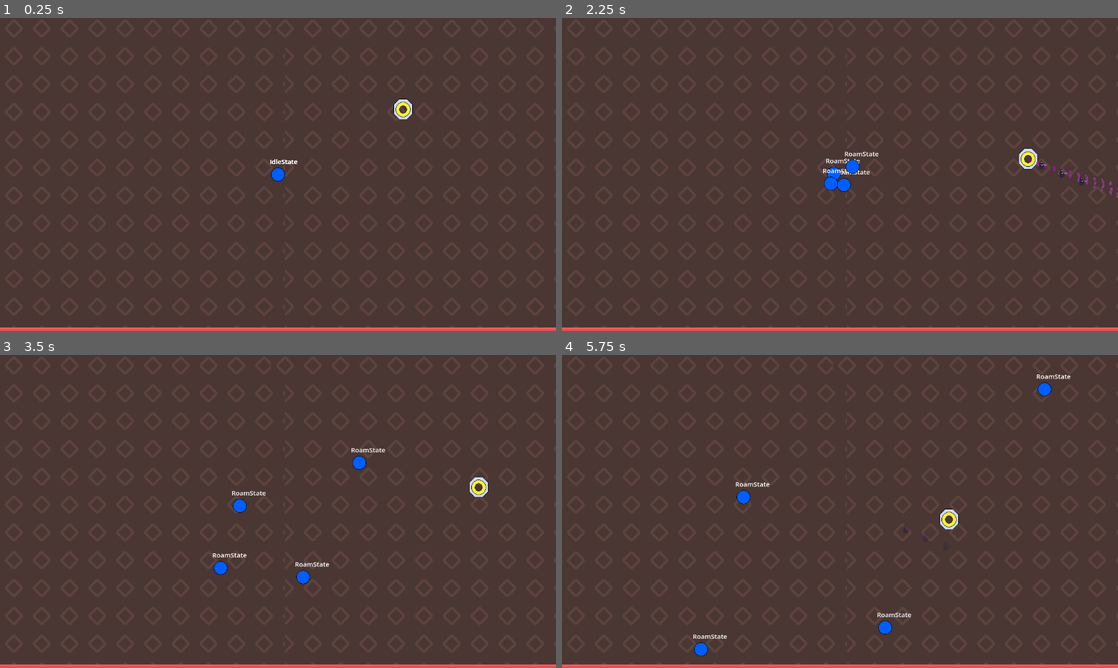
Above: before the commit, frames 1-4 (two rows, left to right).
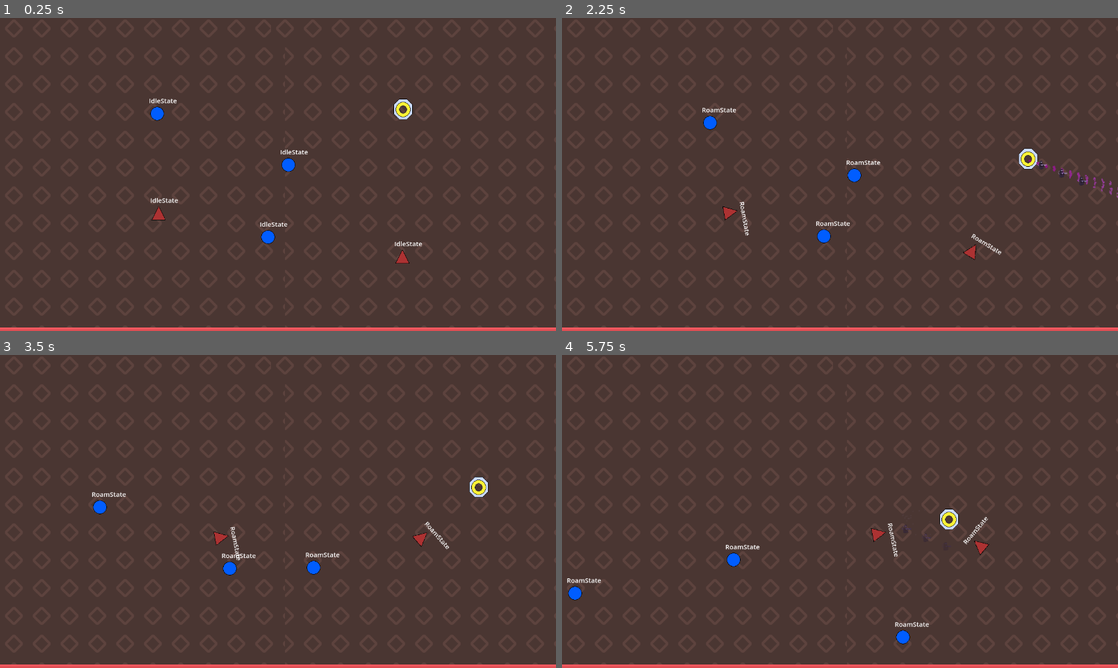
Above: after the commit, the same moments.

Repository: RoguePineappleGames/TossUpMVP
Game: Godot game, scene res://Levels/topdown_test_level.tscn
Two runs of this game, one before a commit and one after it. Both use one fixed random seed, a clock stepped at 60 frames per second and the inputs below. Sound files missing from this copy of the repository are replaced by a short silence.
Inputs (mouse positions are in pixels of both pictures, inside the frame that each line leads up to):
- Up to frame 1 (0.25 s): no input
- Up to frame 2 (2.25 s): tap Enter at 0.5 s; move the mouse to (962, 158) at 0.52 s; hold Shift (Dash) 0.53-1.28 s; hold D (Right) 0.53-2.03 s; tap W (Up) at 0.77, 1.52 s; tap E (Grab) at 0.8, 1.35 s; move the mouse to (728, 190) at 1.27 s; tap Shift (Dash) at 1.55 s; move the mouse to (895, 105) at 2.02 s; hold A (Left) from 2.03 s (still down); hold Shift (Dash) from 2.03 s (still down)
- Up to frame 3 (3.5 s): tap E (Grab) at 2.3, 2.85 s; move the mouse to (250, 574) at 2.77 s; release A (Left) at 2.78 s; release Shift (Dash) at 2.78 s; hold D (Right) from 2.78 s (still down); tap W (Up) at 3.02 s; tap Shift (Dash) at 3.05 s
- Up to frame 4 (5.75 s): move the mouse to (1006, 558) at 3.52 s; hold Shift (Dash) 3.53-4.28 s; tap W (Up) at 3.77, 4.52 s; tap E (Grab) at 3.8, 4.35, 5.3 s; move the mouse to (673, 464) at 4.27 s; release D (Right) at 4.28 s; hold A (Left) 4.28-5.03 s; tap Shift (Dash) at 4.55 s; move the mouse to (867, 511) at 5.02 s; hold D (Right) from 5.03 s (still down); hold Shift (Dash) from 5.03 s (still down)

The runs differ from the first frame. In frame 1, 0.7% of the frame differs, in the area x 26-76%, y 25-79%; in frame 2, 1.1%; in frame 3, 1.1%; in frame 4, 1.3%, in the area x 0-92%, y 6-97%.

Commit message:
triangoloid roam behaviour done

Diff:
--- /dev/null
+++ b/Characters/Triangoloid/attack_state.gd
@@ -0,0 +1 @@
+extends Node
--- /dev/null
+++ b/Characters/Triangoloid/death_state.gd
@@ -0,0 +1 @@
+extends DeathState
--- /dev/null
+++ b/Characters/Triangoloid/grabbed_state.gd
@@ -0,0 +1 @@
+extends GrabbedState
--- /dev/null
+++ b/Characters/Triangoloid/idle_state.gd
@@ -0,0 +1 @@
+extends IdleState
--- /dev/null
+++ b/Characters/Triangoloid/roam_state.gd
@@ -0,0 +1,20 @@
+extends State
+
+const CHASE_SPEED: int = 100
+
+func state_physics_process(delta):
+	update_orientation()
+	var direction_vector = return_player_direction_vector()
+
+	character.velocity = CHASE_SPEED * direction_vector
+	character.move_and_slide()
+
+func update_orientation() -> void:
+	var angle_to_player: float = return_player_direction_vector().angle()
+	var offset: float = PI/2
+	##offset needed to make tip of triangle point at player
+	character.rotation = angle_to_player + offset
+
+func return_player_direction_vector() -> Vector2:
+	var player_position = character.player.global_position
+	return character.global_position.direction_to(player_position)
--- /dev/null
+++ b/Characters/Triangoloid/state_machine.gd
@@ -0,0 +1 @@
+extends CharacterStateMachine
--- /dev/null
+++ b/Characters/Triangoloid/stun_state.gd
@@ -0,0 +1,3 @@
+extends StunState
+
+##ADD moving away from player
--- /dev/null
+++ b/Characters/Triangoloid/thrown_state.gd
@@ -0,0 +1 @@
+extends ThrownState
--- /dev/null
+++ b/Characters/Triangoloid/triangoloid.gd
@@ -0,0 +1,3 @@
+extends Enemy
+
+@export var player: CharacterBody2D
--- /dev/null
+++ b/Characters/Triangoloid/triangoloid.tscn
@@ -0,0 +1,159 @@
+[gd_scene load_steps=19 format=3 uid="uid://brqjcse003ph3"]
+
+[ext_resource type="Script" uid="uid://bfrxtwr6tj2lb" path="res://Characters/Triangoloid/triangoloid.gd" id="1_c2dmt"]
+[ext_resource type="Shader" uid="uid://cewkp82msxu6d" path="res://Characters/stun_shader.gdshader" id="2_hcuyp"]
+[ext_resource type="Texture2D" uid="uid://bj28pmjxg3xiq" path="res://Assets/Enemies/Triangloid.png" id="3_hcuyp"]
+[ext_resource type="Script" uid="uid://x3ghic8xbk8c" path="res://Characters/Triangoloid/state_machine.gd" id="4_hcuyp"]
+[ext_resource type="Script" uid="uid://cnei6ku0u3n7m" path="res://Characters/Triangoloid/idle_state.gd" id="5_hcuyp"]
+[ext_resource type="Script" uid="uid://d0auv4dge2t6y" path="res://Characters/Triangoloid/roam_state.gd" id="6_hcuyp"]
+[ext_resource type="Script" uid="uid://cdk87xhptuhqp" path="res://Characters/Triangoloid/attack_state.gd" id="7_hcuyp"]
+[ext_resource type="Script" uid="uid://b2gevthcak0d6" path="res://Characters/Triangoloid/stun_state.gd" id="8_csllv"]
+[ext_resource type="AudioStream" uid="uid://tbhh05dujyno" path="res://Assets/SFX/DashThrough.wav" id="9_nxqey"]
+[ext_resource type="Script" uid="uid://cgwi5j7kba4t1" path="res://Characters/Triangoloid/grabbed_state.gd" id="10_ljrh0"]
+[ext_resource type="AudioStream" uid="uid://ck8jk06hdsw3" path="res://Assets/SFX/Grab.wav" id="11_oeg7q"]
+[ext_resource type="Script" uid="uid://drqxlnc682two" path="res://Characters/Triangoloid/thrown_state.gd" id="12_rfcer"]
+[ext_resource type="Script" uid="uid://2l0cikucwh22" path="res://Characters/Triangoloid/death_state.gd" id="13_hcuyp"]
+[ext_resource type="AudioStream" uid="uid://cbujn8tctmke7" path="res://Assets/SFX/EnemyDeath.wav" id="14_2r10y"]
+
+[sub_resource type="ShaderMaterial" id="ShaderMaterial_kqp7v"]
+resource_local_to_scene = true
+shader = ExtResource("2_hcuyp")
+shader_parameter/flash_color = Vector3(1, 1, 0.2)
+shader_parameter/flash_strength = 1.0
+
+[sub_resource type="AtlasTexture" id="AtlasTexture_csllv"]
+atlas = ExtResource("3_hcuyp")
+region = Rect2(0, 0, 33, 32)
+
+[sub_resource type="SpriteFrames" id="SpriteFrames_1utvx"]
+animations = [{
+"frames": [{
+"duration": 1.0,
+"texture": SubResource("AtlasTexture_csllv")
+}],
+"loop": true,
+"name": &"Idle",
+"speed": 5.0
+}]
+
+[sub_resource type="CircleShape2D" id="CircleShape2D_8cjas"]
+radius = 24.0
+
+[node name="Triangoloid" type="CharacterBody2D" node_paths=PackedStringArray("stun_state", "death_state") groups=["Enemy"]]
+collision_layer = 4
+script = ExtResource("1_c2dmt")
+shape_type = 1
+stun_state = NodePath("StateMachine/StunState")
+death_state = NodePath("StateMachine/DeathState")
+
+[node name="AnimatedSprite2D" type="AnimatedSprite2D" parent="."]
+texture_filter = 3
+material = SubResource("ShaderMaterial_kqp7v")
+sprite_frames = SubResource("SpriteFrames_1utvx")
+animation = &"Idle"
+
+[node name="PhysicsShape" type="CollisionPolygon2D" parent="."]
+polygon = PackedVector2Array(0, -14, 14, 14, -14, 14)
+
+[node name="WallCollisionDetector" type="Area2D" parent="."]
+collision_layer = 0
+
+[node name="CollisionShape2D" type="CollisionShape2D" parent="WallCollisionDetector"]
+position = Vector2(0, 3)
+shape = SubResource("CircleShape2D_8cjas")
+
+[node name="EnemyDetector" type="Area2D" parent="."]
+position = Vector2(0, 3)
+collision_layer = 0
+collision_mask = 4
+monitoring = false
+
+[node name="CollisionShape2D" type="CollisionPolygon2D" parent="EnemyDetector"]
+polygon = PackedVector2Array(0, -22, 20, 15, -21, 15)
+one_way_collision_margin = 0.0
+
+[node name="StateMachine" type="Node" parent="." node_paths=PackedStringArray("character", "initial_state")]
+script = ExtResource("4_hcuyp")
+character = NodePath("..")
+initial_state = NodePath("IdleState")
+
+[node name="IdleState" type="Node" parent="StateMachine" node_paths=PackedStringArray("roam_state")]
+script = ExtResource("5_hcuyp")
+roam_state = NodePath("../RoamState")
+
+[node name="IdleTimer" type="Timer" parent="StateMachine/IdleState"]
+wait_time = 2.0
+one_shot = true
+
+[node name="RoamState" type="Node" parent="StateMachine"]
+script = ExtResource("6_hcuyp")
+
+[node name="RoamTimer" type="Timer" parent="StateMachine/RoamState"]
+wait_time = 10.0
+one_shot = true
+
+[node name="DirectionSwapTimer" type="Timer" parent="StateMachine/RoamState"]
+wait_time = 4.0
+
+[node name="AttackState" type="Node" parent="StateMachine"]
+script = ExtResource("7_hcuyp")
+
+[node name="TransitionTimer" type="Timer" parent="StateMachine/AttackState"]
+one_shot = true
+
+[node name="StunState" type="Node" parent="StateMachine" node_paths=PackedStringArray("idle_state", "grabbed_state")]
+script = ExtResource("8_csllv")
+idle_state = NodePath("../IdleState")
+grabbed_state = NodePath("../GrabbedState")
+
+[node name="StunnedSFX" type="AudioStreamPlayer2D" parent="StateMachine/StunState"]
+scale = Vector2(2, 2)
+stream = ExtResource("9_nxqey")
+
+[node name="StunTimer" type="Timer" parent="StateMachine/StunState"]
+wait_time = 3.0
+one_shot = true
+
+[node name="StunShaderTimer" type="Timer" parent="StateMachine/StunState"]
+wait_time = 0.2
+
+[node name="GrabbedState" type="Node" parent="StateMachine" node_paths=PackedStringArray("thrown_state")]
+script = ExtResource("10_ljrh0")
+thrown_state = NodePath("../ThrownState")
+
+[node name="GrabbedSFX" type="AudioStreamPlayer2D" parent="StateMachine/GrabbedState"]
+scale = Vector2(2, 2)
+stream = ExtResource("11_oeg7q")
+
+[node name="ThrownState" type="Node" parent="StateMachine" node_paths=PackedStringArray("idle_state")]
+script = ExtResource("12_rfcer")
+idle_state = NodePath("../IdleState")
+
+[node name="TransitionTimer" type="Timer" parent="StateMachine/ThrownState"]
+wait_time = 0.3
+one_shot = true
+
+[node name="DeathState" type="Node" parent="StateMachine"]
+script = ExtResource("13_hcuyp")
+
+[node name="DeathSFX" type="AudioStreamPlayer2D" parent="StateMachine/DeathState"]
+scale = Vector2(2, 2)
+stream = ExtResource("14_2r10y")
+volume_db = -3.0
+
+[node name="StateLabel" type="Label" parent="."]
+texture_filter = 3
+offset_left = -19.0
+offset_top = -41.0
+offset_right = 29.0
+offset_bottom = -16.0
+theme_override_font_sizes/font_size = 15
+text = "Idle"
+
+[connection signal="timeout" from="StateMachine/IdleState/IdleTimer" to="StateMachine/IdleState" method="_on_idle_timer_timeout"]
+[connection signal="timeout" from="StateMachine/RoamState/RoamTimer" to="StateMachine/RoamState" method="_on_patrol_timer_timeout"]
+[connection signal="timeout" from="StateMachine/RoamState/DirectionSwapTimer" to="StateMachine/RoamState" method="_on_direction_swap_timer_timeout"]
+[connection signal="timeout" from="StateMachine/AttackState/TransitionTimer" to="StateMachine/AttackState" method="_on_transition_timer_timeout"]
+[connection signal="timeout" from="StateMachine/StunState/StunTimer" to="StateMachine/StunState" method="_on_stun_timer_timeout"]
+[connection signal="timeout" from="StateMachine/StunState/StunShaderTimer" to="StateMachine/StunState" method="_on_stun_shader_timer_timeout"]
+[connection signal="timeout" from="StateMachine/ThrownState/TransitionTimer" to="StateMachine/ThrownState" method="_on_transition_timer_timeout"]
--- a/Levels/topdown_test_level.tscn
+++ b/Levels/topdown_test_level.tscn
@@ -7,6 +7,7 @@
 [ext_resource type="PackedScene" uid="uid://dhlkgcufm8l0s" path="res://Other/ghost.tscn" id="4_br5ag"]
 [ext_resource type="PackedScene" uid="uid://dpl5rs8wgfeiv" path="res://Levels/ScreenCamera.tscn" id="6_l56ov"]
 [ext_resource type="PackedScene" uid="uid://cfttxpq5xek8o" path="res://Characters/Circloid/circloid.tscn" id="7_br5ag"]
+[ext_resource type="PackedScene" uid="uid://brqjcse003ph3" path="res://Characters/Triangoloid/triangoloid.tscn" id="8_l56ov"]
 
 [sub_resource type="TileSetAtlasSource" id="TileSetAtlasSource_3ptp1"]
 texture = ExtResource("1_ohsd8")
@@ -103,9 +104,20 @@
 [node name="EnemyContainer" type="Node" parent="."]
 
 [node name="Circloid" parent="EnemyContainer" instance=ExtResource("7_br5ag")]
+position = Vector2(24, -22)
 
 [node name="Circloid2" parent="EnemyContainer" instance=ExtResource("7_br5ag")]
+position = Vector2(-23, 144)
 
 [node name="Circloid3" parent="EnemyContainer" instance=ExtResource("7_br5ag")]
+position = Vector2(-278, -140)
 
-[node name="Circloid4" parent="EnemyContainer" instance=ExtResource("7_br5ag")]
+[node name="Triangoloid" parent="EnemyContainer" node_paths=PackedStringArray("player") instance=ExtResource("8_l56ov")]
+visible = true
+position = Vector2(287, 189)
+player = NodePath("../../PlayerIsometric")
+
+[node name="Triangoloid2" parent="EnemyContainer" node_paths=PackedStringArray("player") instance=ExtResource("8_l56ov")]
+visible = true
+position = Vector2(-275, 89)
+player = NodePath("../../PlayerIsometric")
Not shown, added: Characters/Triangoloid/attack_state.gd.uid
Not shown, added: Characters/Triangoloid/death_state.gd.uid
Not shown, added: Characters/Triangoloid/grabbed_state.gd.uid
Not shown, added: Characters/Triangoloid/idle_state.gd.uid
Not shown, added: Characters/Triangoloid/roam_state.gd.uid
Not shown, added: Characters/Triangoloid/state_machine.gd.uid
Not shown, added: Characters/Triangoloid/stun_state.gd.uid
Not shown, added: Characters/Triangoloid/thrown_state.gd.uid
Not shown, added: Characters/Triangoloid/triangoloid.gd.uid
Not shown: 1 places in Levels/topdown_test_level.tscn that only renumber resources
